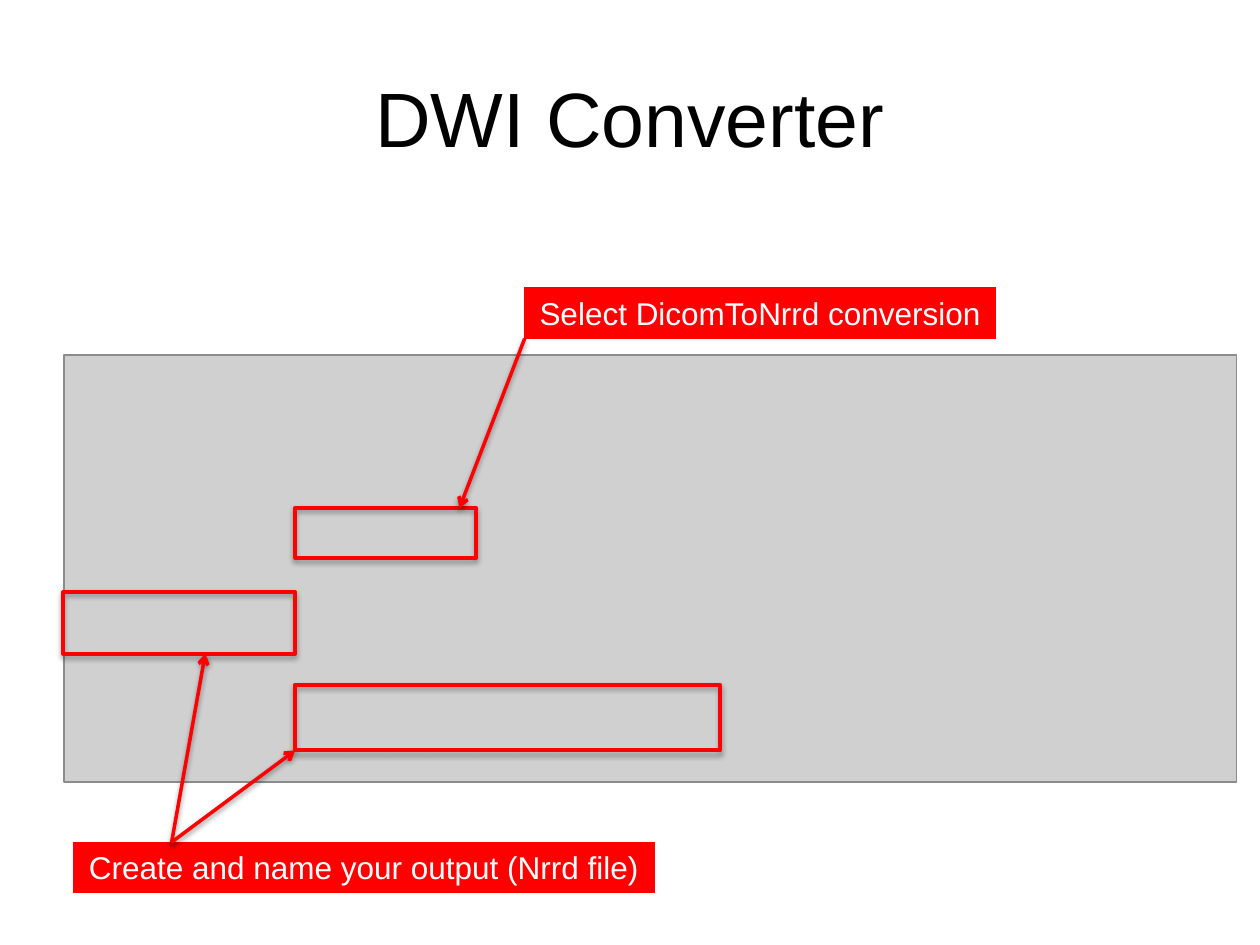
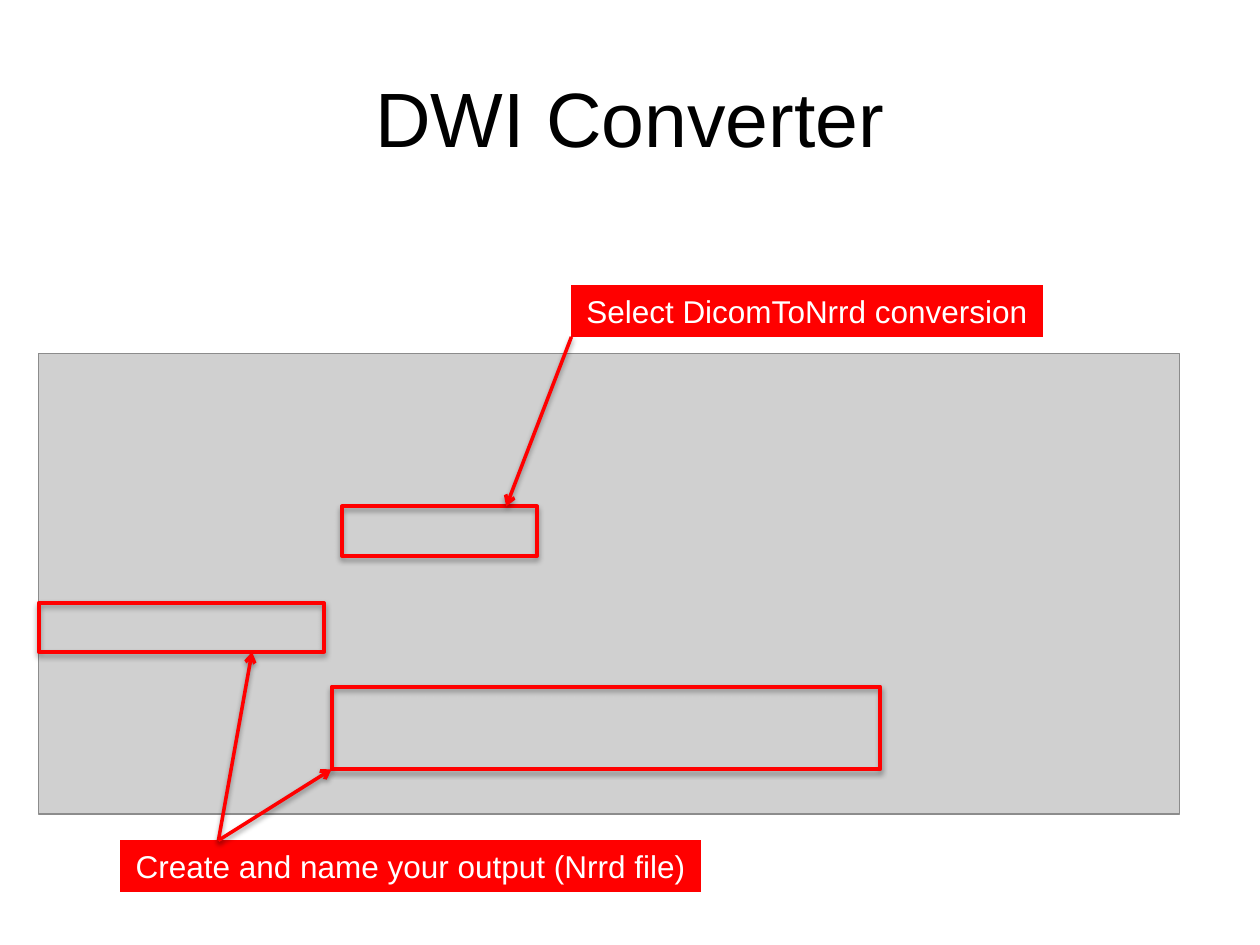
Before and after one commit to kellygwang/SlicerDMRI, a slide deck: slide 5 of docs/tutorials/DWIConverterTutorial.pptx. Drawn at 1260x945 pixels with LibreOffice and Linux fonts; fonts in the diff are those of the drawing; grey boxes stand for pictures. Boxes give left, top, right and bottom in pixels: in the first picture for what was removed or moved away, otherwise in the second. Text is boxed around its words. In the diff, an @@ line names an element or a change of style, - is before the commit and + after.

```diff
--- a/docs/tutorials/DWIConverterTutorial.pptx
+++ b/docs/tutorials/DWIConverterTutorial.pptx
@@ rectangle "Select DicomToNrrd conversion": place and size @@
-rectangle "Select DicomToNrrd conversion" at (524,287,995,338)
+rectangle "Select DicomToNrrd conversion" at (572,286,1043,336)
@@ picture: place and size @@
-picture at (64,355,1237,782)
+picture at (39,353,1181,814)
@@ arrow moved from (524, 339) - (460, 508) to (572, 336) - (507, 507) @@
@@ rectangle: place and size @@
-rectangle at (295,508,476,557)
+rectangle at (341,507,537,556)
@@ rectangle: place and size @@
-rectangle at (63,592,295,654)
+rectangle at (39,604,324,653)
@@ arrow moved from (171, 842) - (205, 654) to (218, 840) - (252, 651) @@
@@ rectangle: place and size @@
-rectangle at (295,685,719,751)
+rectangle at (331,687,879,770)
@@ arrow moved from (171, 842) - (295, 751) to (218, 840) - (331, 770) @@
@@ rectangle "Create and name your output ...": place and size @@
-rectangle "Create and name your output ..." at (73,842,654,892)
+rectangle "Create and name your output ..." at (120,840,701,891)
```
Also in this commit, not shown: 5 other slides changed, 2 slides added, 1 other file.
